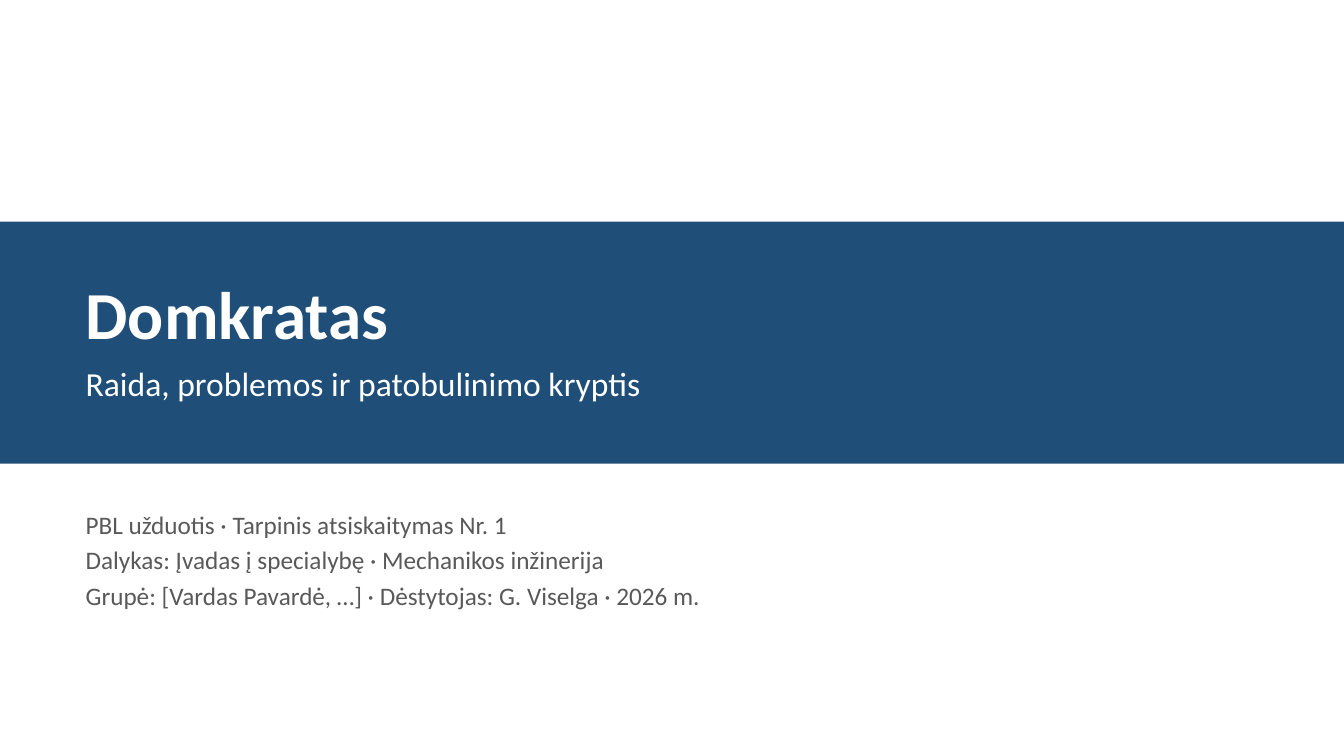
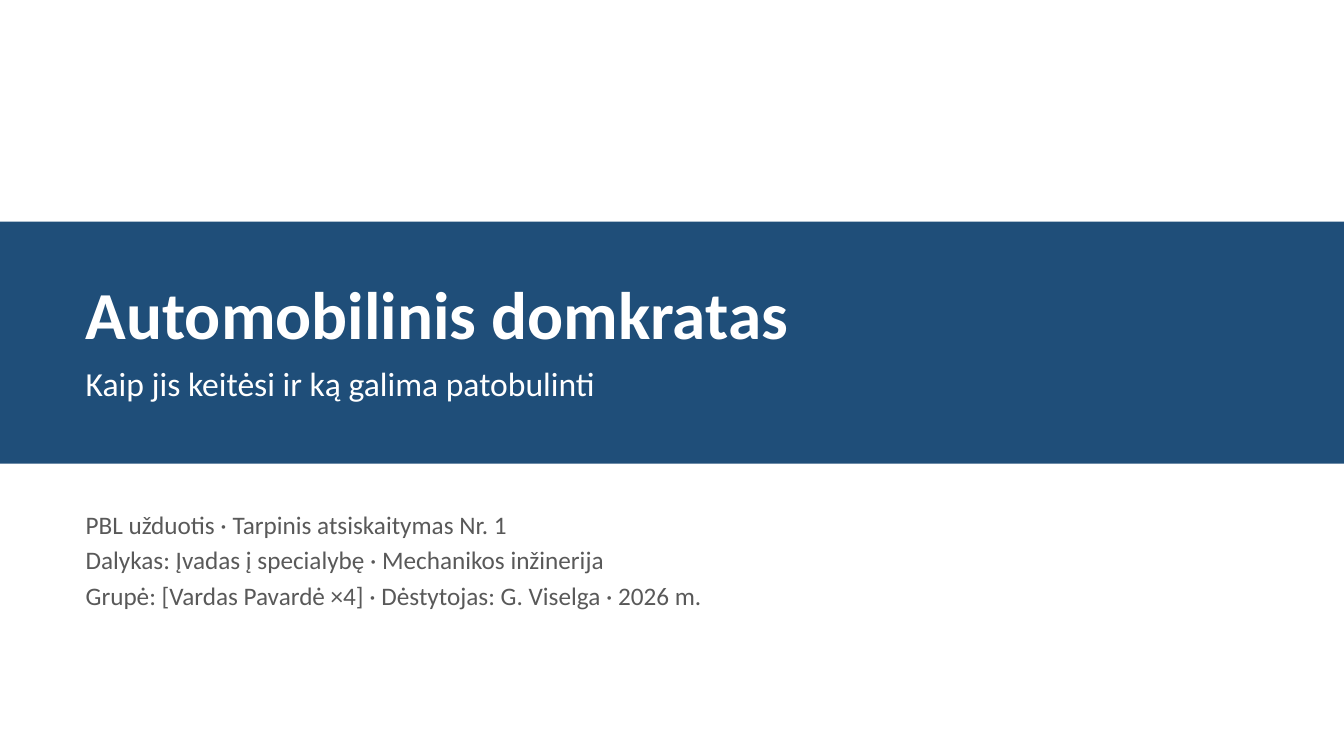
Before and after one commit to Goblinukas-beep/Ye, a slide deck: slide 1 of domkratas-ta1/domkratas-ta1.pptx. Drawn at 1344x756 pixels with LibreOffice and Linux fonts; fonts in the diff are those of the drawing. Boxes give left, top, right and bottom in pixels: in the first picture for what was removed or moved away, otherwise in the second. Text is boxed around its words. In the diff, an @@ line names an element or a change of style, - is before the commit and + after.

```diff
--- a/domkratas-ta1/domkratas-ta1.pptx
+++ b/domkratas-ta1/domkratas-ta1.pptx
@@ text at (86, 292, 788, 340): text changed @@
-Domkratas
+Automobilinis domkratas
@@ text at (86, 372, 595, 402): text changed @@
-Raida, problemos ir patobulinimo kryptis
+Kaip jis keitėsi ir ką galima patobulinti
@@ text at (86, 587, 701, 610): text changed @@
-Grupė: [Vardas Pavardė, …] · Dėstytojas: G. Viselga · 2026 m.
+Grupė: [Vardas Pavardė ×4] · Dėstytojas: G. Viselga · 2026 m.
```
Also in this commit, not shown: 2 other slides changed, 9 slides added, 7 slides removed, 8 other files.
